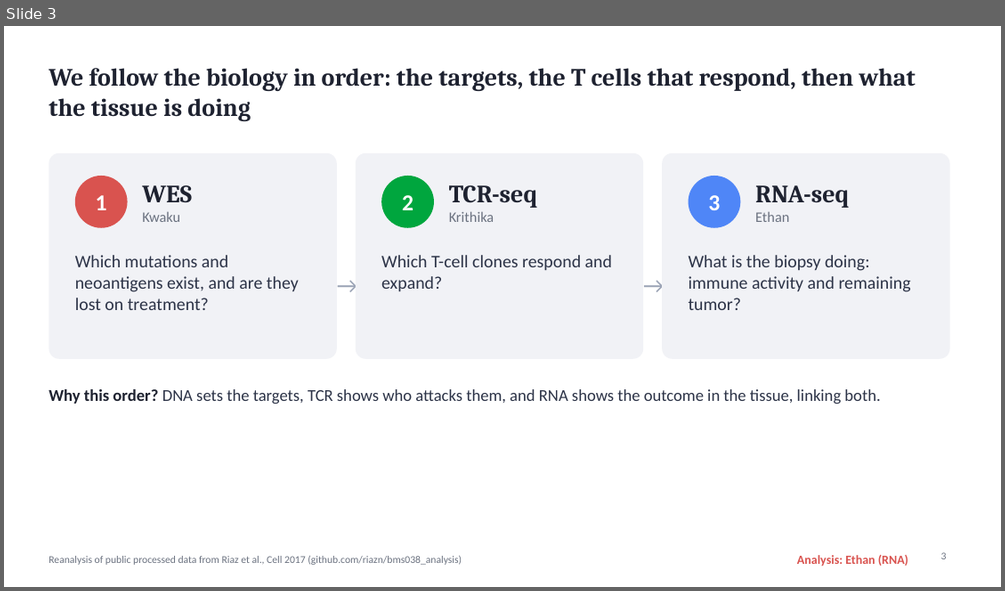
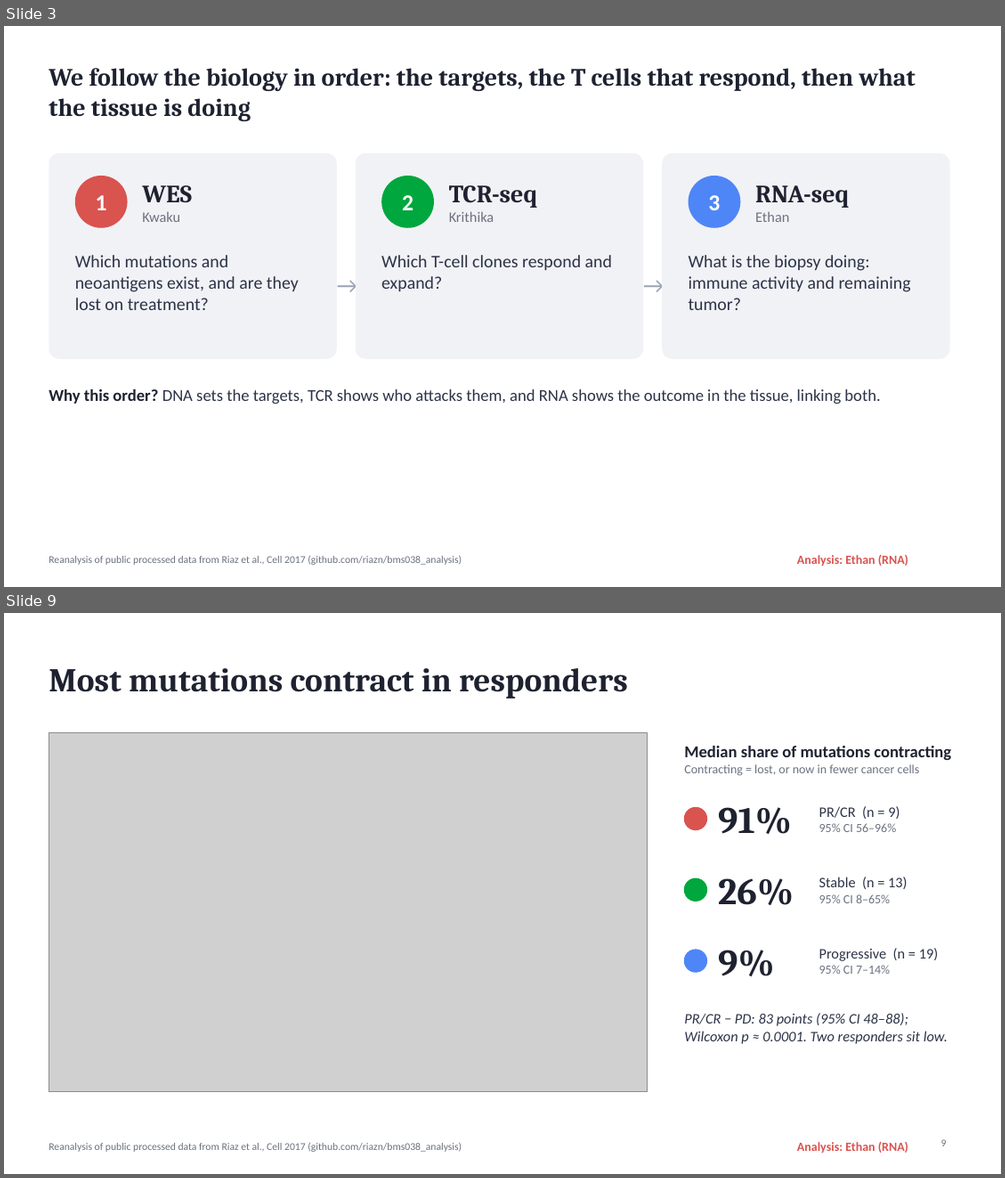
Before and after one commit to linethan04/Immunology-Final-Project, a slide deck: RNA_Ethan/slides/RNA_10slides_Ethan.pptx. Shown one above the other, each under a label of ours: slide 3 before the commit, slides 3 and 9 after it; the slides between them are not shown. The pictures are 1005x591 and 1005x1178 pixels, drawn with LibreOffice and Linux fonts; fonts in the diff are those of the drawing; grey boxes stand for pictures. Boxes give left, top, right and bottom in pixels: in the first picture for what was removed or moved away, otherwise in the second. Text is boxed around its words. In the diff, an @@ line names an element or a change of style, - is before the commit and + after.

```diff
--- a/RNA_Ethan/slides/RNA_10slides_Ethan.pptx
+++ b/RNA_Ethan/slides/RNA_10slides_Ethan.pptx
@@ slide 9 added at (x1=4, y1=613, x2=1001, y2=1174), background #FFFFFF; not listed: 2 template elements that a slide beside it also shows @@
@@ title added at (x1=48, y1=668, x2=628, y2=698), 32 pt, text #1E2230, bold @@
+Most mutations contract in responders
@@ picture added at (x1=48, y1=732, x2=647, y2=1092) @@
@@ text added at (x1=684, y1=746, x2=951, y2=776), 12 pt, text #6B7280 @@
+Median share of mutations contracting
+Contracting = lost, or now in fewer cancer cells
@@ ellipse added at (x1=685, y1=807, x2=707, y2=830), fill #D9534F, outline #D9534F 1 pt @@
@@ text added at (x1=718, y1=807, x2=792, y2=834), 36 pt, text #1E2230, bold @@
+91%
@@ text added at (x1=819, y1=806, x2=899, y2=832), 12 pt, text #6B7280 @@
+PR/CR (n = 9)
+95% CI 56–96%
@@ ellipse added at (x1=685, y1=878, x2=707, y2=900), fill #00A63E, outline #00A63E 1 pt @@
@@ text added at (x1=718, y1=878, x2=793, y2=905), 36 pt, text #1E2230, bold @@
+26%
@@ text added at (x1=819, y1=876, x2=907, y2=903), 14 pt, text #2C3347 @@
+Stable (n = 13)
+95% CI 8–65%
@@ ellipse added at (x1=685, y1=949, x2=707, y2=972), fill #4F86F7, outline #4F86F7 1 pt @@
@@ text added at (x1=718, y1=949, x2=774, y2=976), 36 pt, text #1E2230, bold @@
+9%
@@ text added at (x1=819, y1=948, x2=938, y2=973), 14 pt, text #2C3347 @@
+Progressive (n = 19)
+95% CI 7–14%
@@ text added at (x1=684, y1=1013, x2=947, y2=1044), 14 pt, text #2C3347, italic @@
+PR/CR − PD: 83 points (95% CI 48–88); Wilcoxon p ≈ 0.0001. Two responders sit low.
@@ page number added at (x1=941, y1=1139, x2=947, y2=1146), 10 pt, text #6B7280 @@
+9
@@ slide 3 changed as well @@
@@ page number removed at (x1=941, y1=552, x2=947, y2=559) @@
-3
```
Also in this commit, not shown: 8 other slides changed, 17 other slides added, 1 slide removed, 5 other files.
